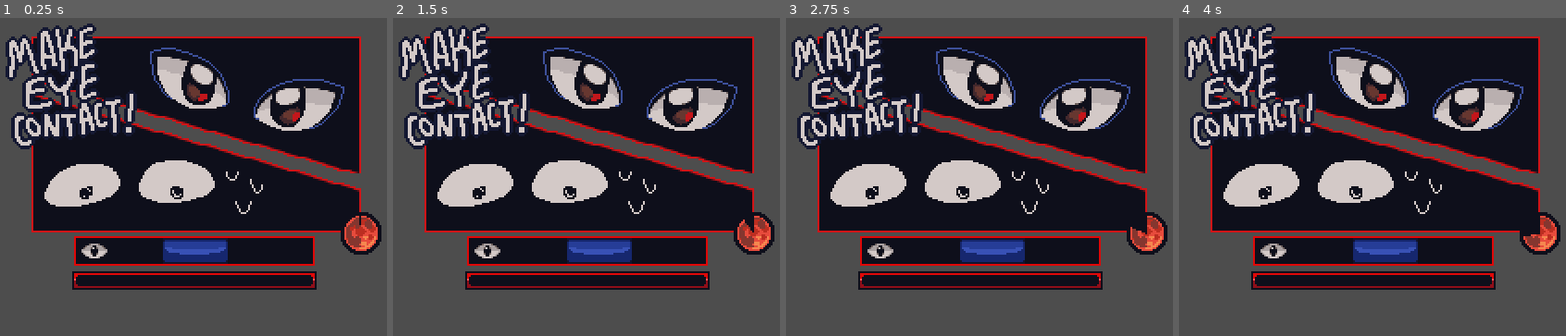
Above: before the commit, frames 1-4 (left to right).
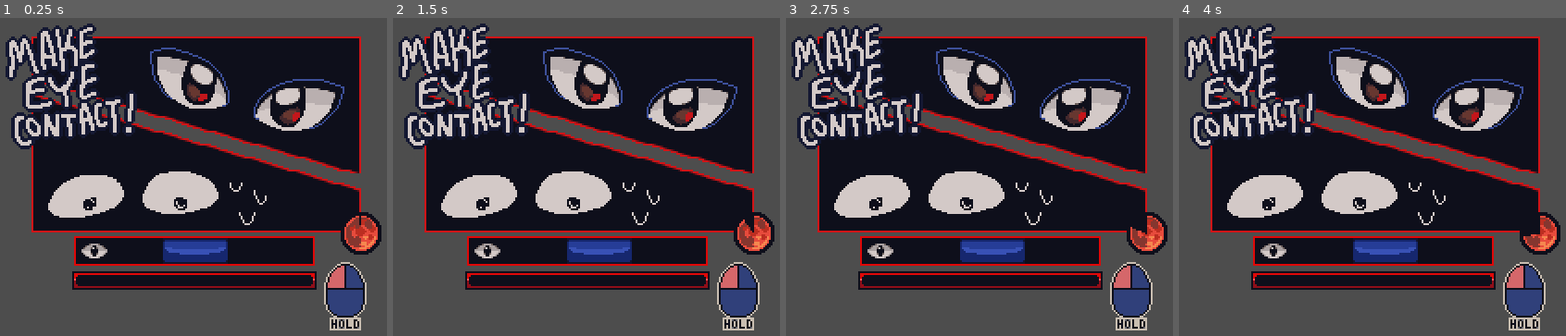
Above: after the commit, the same moments.

Repository: maxfarr/werewolf-game
Game: Godot game, scene res://scenes/minigames/eye_contact.tscn
Same seed, same stepped clock (60 frames per second), same inputs: the game is played once before the commit and once after it. This scene is started directly instead of the project's main scene. Sound files missing from this copy of the repository are replaced by a short silence.
Inputs (mouse positions are in pixels of both pictures, inside the frame that each line leads up to):
- Up to frame 1 (0.25 s): no input
- Up to frame 2 (1.5 s): tap Space at 0.5, 1.25 s; move the mouse to (749, 119) at 0.52 s; click (749, 119) at 0.67 s; move the mouse to (439, 161) at 1.27 s; click (439, 161) at 1.42 s
- Up to frame 3 (2.75 s): tap Space at 2 s; move the mouse to (1053, 49) at 2.02 s; click (1053, 49) at 2.17 s
- Up to frame 4 (4 s): tap Space at 2.75, 3.5 s; move the mouse to (1337, 224) at 2.77 s; click (1337, 224) at 2.92 s; move the mouse to (outside the picture) at 3.52 s; click (outside the picture) at 3.67 s

The runs differ from the first frame. In frame 1, 5.1% of the frame differs, in the area x 11-95%, y 44-99%; in frame 2, 5.1%; in frame 3, 5.1%; in frame 4, 5.1%.

Commit message:
implemented end screen transitions

Diff:
--- /dev/null
+++ b/assets/animations/eye_contact_stages.tres
@@ -0,0 +1,22 @@
+[gd_resource type="SpriteFrames" load_steps=4 format=3 uid="uid://b0ib36626gcn5"]
+
+[ext_resource type="Texture2D" uid="uid://dftjodgbc4sh" path="res://assets/Mini games/eye-startgame.png" id="1_rcria"]
+[ext_resource type="Texture2D" uid="uid://c7l5nxrveqqr5" path="res://assets/Mini games/eye-win.png" id="2_tu1tt"]
+[ext_resource type="Texture2D" uid="uid://bf6f3lmfll3a6" path="res://assets/Mini games/eye-lose.png" id="3_3kprk"]
+
+[resource]
+animations = [{
+"frames": [{
+"duration": 1.0,
+"texture": ExtResource("1_rcria")
+}, {
+"duration": 1.0,
+"texture": ExtResource("2_tu1tt")
+}, {
+"duration": 1.0,
+"texture": ExtResource("3_3kprk")
+}],
+"loop": false,
+"name": &"default",
+"speed": 5.0
+}]
--- a/scenes/main/win_screen.gd
+++ b/scenes/main/win_screen.gd
@@ -1,11 +1,62 @@
 extends Node2D
 
+var progress = 0
+var click_active = false
+
+func _handle_click():
+	click_active = false
+	%Mouse.visible = false
+	match progress:
+		0:
+			var tween = create_tween()
+			tween.tween_property(%Panel1_2, "self_modulate:a", 1.0, 0.8).set_trans(Tween.TRANS_QUAD).set_ease(Tween.EASE_IN)
+			await tween.finished
+		1:
+			var tween1 = create_tween()
+			tween1.tween_property(%Screen1, "modulate:a", 0.0, 0.8).set_trans(Tween.TRANS_QUAD).set_ease(Tween.EASE_IN)
+			await tween1.finished
+
+			var tween2 = create_tween()
+			tween2.tween_property(%Screen2, "modulate:a", 1.0, 0.8).set_trans(Tween.TRANS_QUAD).set_ease(Tween.EASE_IN)
+			await tween2.finished
+		2:
+			var tween = create_tween()
+			tween.tween_property(%Panel2_2, "self_modulate:a", 1.0, 0.8).set_trans(Tween.TRANS_QUAD).set_ease(Tween.EASE_IN)
+			await tween.finished
+		3:
+			var tween = create_tween()
+			tween.tween_property(%Panel2_3, "self_modulate:a", 1.0, 0.8).set_trans(Tween.TRANS_QUAD).set_ease(Tween.EASE_IN)
+			await tween.finished
+		4:
+			var tween1 = create_tween()
+			tween1.tween_property(%Screen2, "modulate:a", 0.0, 0.8).set_trans(Tween.TRANS_QUAD).set_ease(Tween.EASE_IN)
+			await tween1.finished
+
+			var tween2 = create_tween()
+			tween2.tween_property(%Screen3, "modulate:a", 1.0, 0.8).set_trans(Tween.TRANS_QUAD).set_ease(Tween.EASE_IN)
+			await tween2.finished
+		5:
+			var tween = create_tween()
+			tween.tween_property(%Panel3_2, "position:x", 240, 1.0).set_trans(Tween.TRANS_SPRING).set_ease(Tween.EASE_OUT)
+			await tween.finished
+	progress += 1
+	await get_tree().create_timer(0.8).timeout
+	if progress < 6:
+		click_active = true
+		%Mouse.visible = true
 
 # Called when the node enters the scene tree for the first time.
 func _ready():
-	pass # Replace with function body.
+	await get_tree().create_timer(1.0).timeout
+	%Mouse.visible = true
+	click_active = true
 
 
 # Called every frame. 'delta' is the elapsed time since the previous frame.
 func _process(delta):
 	pass
+
+
+func _on_click_area_gui_input(event):
+	if click_active and event is InputEventMouseButton and event.pressed == true and event.button_index == MOUSE_BUTTON_LEFT:
+		_handle_click()
--- a/scenes/main/win_screen.tscn
+++ b/scenes/main/win_screen.tscn
@@ -20,7 +20,6 @@
 
 [node name="Screen1" type="Control" parent="."]
 unique_name_in_owner = true
-visible = false
 layout_mode = 3
 anchors_preset = 0
 offset_left = 196.0
@@ -28,7 +27,7 @@
 offset_right = 196.0
 offset_bottom = 112.0
 
-[node name="Panel1-1" type="TextureRect" parent="Screen1"]
+[node name="Panel1_1" type="TextureRect" parent="Screen1"]
 unique_name_in_owner = true
 texture_filter = 1
 texture_repeat = 1
@@ -40,8 +39,9 @@
 texture = ExtResource("2_j16au")
 stretch_mode = 2
 
-[node name="Panel1-2" type="TextureRect" parent="Screen1"]
+[node name="Panel1_2" type="TextureRect" parent="Screen1"]
 unique_name_in_owner = true
+self_modulate = Color(1, 1, 1, 0)
 texture_filter = 1
 texture_repeat = 1
 layout_mode = 0
@@ -53,13 +53,13 @@
 
 [node name="Screen2" type="Control" parent="."]
 unique_name_in_owner = true
-visible = false
+modulate = Color(1, 1, 1, 0)
 layout_mode = 3
 anchors_preset = 0
 offset_right = 400.0
 offset_bottom = 225.0
 
-[node name="Panel2-1" type="TextureRect" parent="Screen2"]
+[node name="Panel2_1" type="TextureRect" parent="Screen2"]
 unique_name_in_owner = true
 texture_filter = 1
 texture_repeat = 1
@@ -70,8 +70,9 @@
 offset_bottom = 217.0
 texture = ExtResource("4_73xdm")
 
-[node name="Panel2-2" type="TextureRect" parent="Screen2"]
+[node name="Panel2_2" type="TextureRect" parent="Screen2"]
 unique_name_in_owner = true
+self_modulate = Color(1, 1, 1, 0)
 texture_filter = 1
 texture_repeat = 1
 layout_mode = 0
@@ -81,8 +82,9 @@
 offset_bottom = 101.0
 texture = ExtResource("5_5pbws")
 
-[node name="Panel2-3" type="TextureRect" parent="Screen2"]
+[node name="Panel2_3" type="TextureRect" parent="Screen2"]
 unique_name_in_owner = true
+self_modulate = Color(1, 1, 1, 0)
 texture_filter = 1
 texture_repeat = 1
 layout_mode = 0
@@ -94,13 +96,13 @@
 
 [node name="Screen3" type="Control" parent="."]
 unique_name_in_owner = true
-visible = false
+modulate = Color(1, 1, 1, 0)
 layout_mode = 3
 anchors_preset = 0
 offset_right = 400.0
 offset_bottom = 225.0
 
-[node name="Panel3-1" type="TextureRect" parent="Screen3"]
+[node name="Panel3_1" type="TextureRect" parent="Screen3"]
 unique_name_in_owner = true
 texture_filter = 1
 texture_repeat = 1
@@ -112,18 +114,19 @@
 texture = ExtResource("7_dve0j")
 stretch_mode = 2
 
-[node name="Panel3-2" type="TextureRect" parent="Screen3"]
+[node name="Panel3_2" type="TextureRect" parent="Screen3"]
 unique_name_in_owner = true
 texture_filter = 1
 texture_repeat = 1
 layout_mode = 0
-offset_left = 240.0
+offset_left = 410.0
 offset_top = 32.0
-offset_right = 386.0
+offset_right = 556.0
 offset_bottom = 188.0
 texture = ExtResource("8_ouf4q")
 
-[node name="TextureRect" type="TextureRect" parent="."]
+[node name="Mouse" type="TextureRect" parent="."]
+unique_name_in_owner = true
 visible = false
 texture_filter = 1
 texture_repeat = 1
@@ -133,3 +136,11 @@
 offset_bottom = 425.0
 texture = ExtResource("9_qrcwu")
 stretch_mode = 2
+
+[node name="ClickArea" type="Control" parent="."]
+layout_mode = 3
+anchors_preset = 0
+offset_right = 400.0
+offset_bottom = 225.0
+
+[connection signal="gui_input" from="ClickArea" to="." method="_on_click_area_gui_input"]
--- a/scenes/minigames/dialogue.tscn
+++ b/scenes/minigames/dialogue.tscn
@@ -295,9 +295,9 @@
 unique_name_in_owner = true
 layout_mode = 1
 offset_left = -115.0
-offset_top = 14.0
+offset_top = -8.0
 offset_right = -115.0
-offset_bottom = 14.0
+offset_bottom = -8.0
 
 [node name="Animation" type="AnimationPlayer" parent="."]
 unique_name_in_owner = true
--- a/scenes/minigames/eye_contact.tscn
+++ b/scenes/minigames/eye_contact.tscn
@@ -1,11 +1,11 @@
-[gd_scene load_steps=18 format=3 uid="uid://cikan6wrp4482"]
+[gd_scene load_steps=19 format=3 uid="uid://cikan6wrp4482"]
 
 [ext_resource type="Texture2D" uid="uid://kwraa8d10cbl" path="res://assets/Mini games/eye-bottombackground.png" id="1_itg4t"]
 [ext_resource type="Script" path="res://scripts/minigames/eye_contact.gd" id="1_yilgt"]
 [ext_resource type="Texture2D" uid="uid://cs7umw6yg2gte" path="res://assets/Mini games/eye-topbackground.png" id="2_1owd8"]
 [ext_resource type="Texture2D" uid="uid://6cv4kram37rs" path="res://assets/Mini games/eye-gamebar.png" id="3_3g8si"]
 [ext_resource type="Texture2D" uid="uid://c78wfouecx63a" path="res://assets/Mini games/eye-loveinterest.png" id="4_6sxx1"]
-[ext_resource type="Texture2D" uid="uid://dftjodgbc4sh" path="res://assets/Mini games/eye-startgame.png" id="5_1nejm"]
+[ext_resource type="SpriteFrames" uid="uid://b0ib36626gcn5" path="res://assets/animations/eye_contact_stages.tres" id="6_7a1k1"]
 [ext_resource type="Texture2D" uid="uid://b3c4vevbaqkvx" path="res://assets/Mini games/eye-gametarget.png" id="6_606h6"]
 [ext_resource type="Texture2D" uid="uid://c0vk7ra0qttdx" path="res://assets/Mini games/eye-gameindicator.png" id="7_awe0e"]
 [ext_resource type="PackedScene" uid="uid://4aq1x6kyama" path="res://scenes/minigames/minigame_timer.tscn" id="9_c2kij"]
@@ -13,6 +13,7 @@
 [ext_resource type="Texture2D" uid="uid://cba7i2n6ro04x" path="res://assets/Mini games/eye-barfg.png" id="10_bchbe"]
 [ext_resource type="Texture2D" uid="uid://cwu4h36x46h0y" path="res://assets/Mini games/eye-text.png" id="12_c6m1k"]
 [ext_resource type="AudioStream" uid="uid://dde2qr0fdy3pl" path="res://assets/wav/Eye Contact/WW_MiniGame_EyeContact_01.wav" id="13_qodpg"]
+[ext_resource type="Texture2D" uid="uid://cuxlfdyjda88n" path="res://assets/Mini games/mouse-hold.png" id="14_io8or"]
 
 [sub_resource type="RectangleShape2D" id="RectangleShape2D_diwhe"]
 size = Vector2(19, 12)
@@ -97,16 +98,12 @@
 texture = ExtResource("4_6sxx1")
 stretch_mode = 2
 
-[node name="TextureRect4" type="TextureRect" parent="."]
-texture_filter = 1
-texture_repeat = 1
-layout_mode = 0
-offset_left = -80.69
-offset_top = 12.0
-offset_right = 37.31
-offset_bottom = 52.0
-texture = ExtResource("5_1nejm")
-stretch_mode = 2
+[node name="PlayerEyes" type="AnimatedSprite2D" parent="."]
+unique_name_in_owner = true
+texture_filter = 1
+texture_repeat = 1
+position = Vector2(-19.69, 31.5)
+sprite_frames = ExtResource("6_7a1k1")
 
 [node name="Eye" type="CharacterBody2D" parent="."]
 unique_name_in_owner = true
@@ -205,5 +202,15 @@
 stream = ExtResource("13_qodpg")
 volume_db = 3.748
 
+[node name="TextureRect4" type="TextureRect" parent="."]
+texture_filter = 1
+layout_mode = 0
+offset_left = 70.31
+offset_top = 66.5
+offset_right = 110.31
+offset_bottom = 106.5
+texture = ExtResource("14_io8or")
+stretch_mode = 2
+
 [connection signal="body_entered" from="Target/Area2D" to="." method="_on_area_2d_body_entered"]
 [connection signal="body_exited" from="Target/Area2D" to="." method="_on_area_2d_body_exited"]
--- a/scripts/autoload/game_state.gd
+++ b/scripts/autoload/game_state.gd
@@ -11,7 +11,7 @@
 	"dialogue" : [8.0, 8.0, 7.0, 7.0, 6.0]
 }
 
-const heat_speeds = [20.0, 22.0, 24.0, 26.0, 28.0]
+const heat_speeds = [20.0, 22.0, 24.0, 28.0, 32.0]
 
 const dialogue_options = [
 	{"loveinterest": "What's your favorite food?", "correct": "Pizza", "wolfy": "People"}
--- a/scripts/minigames/eye_contact.gd
+++ b/scripts/minigames/eye_contact.gd
@@ -27,10 +27,12 @@
 	target_update_timer.start()
 	target_velocity = Vector2(_noise.get_noise_1d(Time.get_ticks_msec())*2.0, 0.0)
 
+	%PlayerEyes.frame = 0
 	%EyeContactSFX.play()
 
 	%MinigameTimer.failure.connect(func():
 		running = false
+		%PlayerEyes.frame = 2
 		SignalBus.minigame_failed.emit())
 	%MinigameTimer._start(GameState.timer_durations_s["eye_contact"][GameState.level])
 
@@ -71,6 +73,7 @@
 				%MinigameTimer._stop()
 				%MinigameTimer.visible = false
 				running = false
+				%PlayerEyes.frame = 1
 				SignalBus.minigame_succeeded.emit()
 
 func _on_area_2d_body_entered(body):
